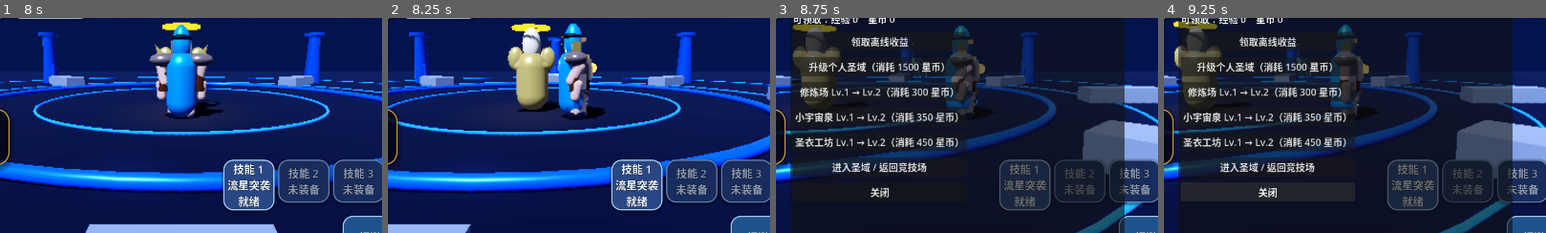
Above: before the commit, frames 1-4 (left to right).
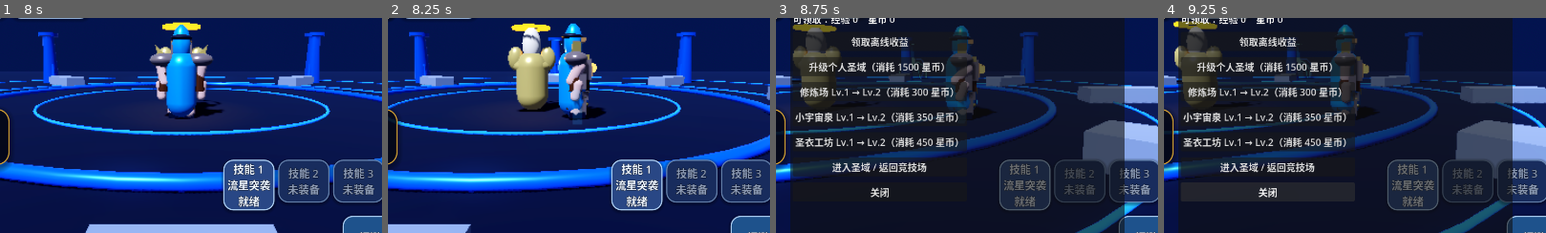
Above: after the commit, the same moments.

Repository: Qazwesrd/Saint-Seiya-Universe-War
Game: Godot game, scene res://scenes/main_menu.tscn
Same seed, same stepped clock (60 frames per second), same inputs: the game is played once before the commit and once after it.
Inputs (mouse positions are % of the whole screen's width and height, from its top left):
- Up to frame 1 (8 s): click "开始新游戏 / 新建存档" at 0.5 s; click "开始新游戏 / 新建存档" at 1.25 s; click "继续游戏 / 存档管理" at 2 s; click "游戏设置" at 2.75 s; click "读取" at 3.5 s; click "闪避" at 4.25 s; click "防御" at 5 s; click "普攻" at 5.75 s; click "交谈 / 接任务" at 6.5 s; click "任务导航" at 7.25 s
- Up to frame 2 (8.25 s): tap Enter (ui_accept) at 8, 8.1 s; move the mouse to (72, 45) at 8.02 s; hold Right (ui_right) from 8.03 s (still down); click (72, 45) at 8.17 s
- Up to frame 3 (8.75 s): keep holding Right (ui_right); tap Enter (ui_accept) at 8.27, 8.57 s
- Up to frame 4 (9.25 s): release Right (ui_right) at 8.75 s; drag from (30, 55) to (45, 70) at 8.77 s
The pictures show only the part of the screen within x 26-76%, y 30-80%; the shares and areas given below are measured in that part.

Frame 1 is identical in both runs. In frame 2, 0.2% of the frame differs, in the area x 47-51%, y 21-50%; in frame 3, less than 0.1%; in frame 4, less than 0.1%.

Commit message:
Polish dodge guard and combo combat animations

Diff:
--- a/game/scripts/player.gd
+++ b/game/scripts/player.gd
@@ -45,6 +45,10 @@
 var combat_feedback_timer := 0.0
 var combat_feedback_duration := 0.0
 var combat_feedback_color := Color.WHITE
+var guard_shield_node: MeshInstance3D
+var guard_shield_material: StandardMaterial3D
+var guard_shield_timer := 0.0
+var guard_shield_duration := 0.0
 var auto_target_timer := 0.0
 var body_mat: StandardMaterial3D
 var visual_flash_timer := 0.0
@@ -211,6 +215,15 @@
             combat_feedback_node.scale = Vector3.ONE * feedback_scale
             combat_feedback_material.albedo_color = Color(combat_feedback_color.r, combat_feedback_color.g, combat_feedback_color.b, 0.42 * feedback_ratio)
             combat_feedback_material.emission = combat_feedback_color * (0.45 + feedback_ratio * 1.8)
+    guard_shield_timer = maxf(0.0, guard_shield_timer - delta)
+    if is_instance_valid(guard_shield_node) and is_instance_valid(guard_shield_material):
+        guard_shield_node.visible = guard_shield_timer > 0.0
+        if guard_shield_timer > 0.0:
+            var shield_ratio := guard_shield_timer / maxf(0.001, guard_shield_duration)
+            var shield_pulse := 1.0 + sin(float(Time.get_ticks_msec()) * 0.018) * 0.045
+            guard_shield_node.scale = Vector3(0.58, 0.78, 0.12) * shield_pulse
+            guard_shield_material.albedo_color = Color(1.0, 0.72, 0.24, 0.18 + shield_ratio * 0.24)
+            guard_shield_material.emission_energy_multiplier = 0.8 + shield_ratio * 1.8
     var planar_speed := Vector2(velocity.x, velocity.z).length()
     var movement_ratio := clampf(planar_speed / 7.0, 0.0, 1.0)
     var clock := float(Time.get_ticks_msec()) * 0.012
@@ -263,12 +276,19 @@
         var arm_target := gait
         var forearm_target := -0.12 * movement_ratio
         var leg_target := -gait * 0.9
-        if combat_pose_motion in ["strike", "heavy", "dash", "leap", "aerial_strike"]:
+        if combat_pose_motion == "dash":
+            arm_target = lerpf(arm_target, 0.52 if limb_index == 1 else 0.34, pose_weight)
+            forearm_target = lerpf(forearm_target, -0.62, pose_weight)
+            leg_target = lerpf(leg_target, -0.28 if limb_index == 1 else 0.48, pose_weight)
+        elif combat_pose_motion == "heavy":
+            arm_target = lerpf(arm_target, -1.18 if limb_index == 1 else -0.62, pose_weight)
+            forearm_target = lerpf(forearm_target, -0.58 if limb_index == 1 else -0.30, pose_weight)
+        elif combat_pose_motion in ["strike", "leap", "aerial_strike"]:
             arm_target = lerpf(arm_target, -0.95 if limb_index == 1 else -0.28, pose_weight)
             forearm_target = lerpf(forearm_target, -0.42 if limb_index == 1 else -0.18, pose_weight)
         elif combat_pose_motion == "guard":
-            arm_target = lerpf(arm_target, -0.58, pose_weight)
-            forearm_target = lerpf(forearm_target, -0.72, pose_weight)
+            arm_target = lerpf(arm_target, -0.82 if limb_index == 1 else -0.48, pose_weight)
+            forearm_target = lerpf(forearm_target, -0.88, pose_weight)
         elif combat_pose_motion == "hit":
             arm_target = lerpf(arm_target, 0.42 if limb_index == 1 else 0.18, pose_weight)
             forearm_target = lerpf(forearm_target, -0.12, pose_weight)
@@ -304,6 +324,24 @@
     combat_feedback_node.material_override = combat_feedback_material
     combat_feedback_node.visible = false
     visual_root.add_child(combat_feedback_node)
+    guard_shield_node = MeshInstance3D.new()
+    guard_shield_node.name = "GuardShieldFlash"
+    var shield_mesh := SphereMesh.new()
+    shield_mesh.radius = 0.5
+    shield_mesh.height = 1.0
+    guard_shield_node.mesh = shield_mesh
+    guard_shield_node.position = Vector3(0.0, 1.05, -0.52)
+    guard_shield_node.visible = false
+    guard_shield_material = StandardMaterial3D.new()
+    guard_shield_material.shading_mode = BaseMaterial3D.SHADING_MODE_UNSHADED
+    guard_shield_material.transparency = BaseMaterial3D.TRANSPARENCY_ALPHA
+    guard_shield_material.albedo_color = Color(1.0, 0.72, 0.24, 0.3)
+    guard_shield_material.emission_enabled = true
+    guard_shield_material.emission = Color(1.0, 0.62, 0.12)
+    guard_shield_material.emission_energy_multiplier = 1.4
+    guard_shield_node.material_override = guard_shield_material
+    guard_shield_node.scale = Vector3(0.58, 0.78, 0.12)
+    visual_root.add_child(guard_shield_node)
 
 func _play_combat_feedback(color: Color, duration: float = 0.34) -> void:
     if not is_instance_valid(combat_feedback_node):
@@ -337,7 +375,7 @@
     visual_pose_tween.tween_property(visual_root, "scale", base_scale, recovery)
     visual_pose_tween.parallel().tween_property(visual_root, "rotation:y", base_yaw, minf(0.22, recovery))
 
-func _play_attack_pose(intensity: float = 1.0) -> void:
+func _play_attack_pose(intensity: float = 1.0, motion: String = "strike") -> void:
     if not is_instance_valid(visual_root):
         return
     if is_instance_valid(visual_pose_tween):
@@ -346,7 +384,7 @@
     combat_pose_duration = 0.22
     combat_pose_timer = combat_pose_duration
     combat_pose_strength = clampf(intensity, 0.35, 1.4)
-    combat_pose_motion = "strike"
+    combat_pose_motion = motion
     visual_pose_tween = create_tween()
     var recoil := Vector3(1.0 + 0.055 * intensity, 1.0 - 0.075 * intensity, 1.0 + 0.055 * intensity)
     visual_pose_tween.tween_property(visual_root, "scale", recoil, 0.065)
@@ -776,7 +814,9 @@
     basic_combo_step = (basic_combo_step % 3) + 1
     basic_combo_reset = 0.95
     attack_cd = 0.28 if basic_combo_step < 3 else 0.52
-    _play_attack_pose(0.85 if basic_combo_step < 3 else 1.15)
+    var combo_motion := "strike" if basic_combo_step == 1 else ("aerial_strike" if basic_combo_step == 2 else "heavy")
+    var combo_intensity := 0.82 if basic_combo_step == 1 else (1.0 if basic_combo_step == 2 else 1.28)
+    _play_attack_pose(combo_intensity, combo_motion)
     var class_id := str(RPGState.profile.get("class_id", "pegasus"))
     var skill_data: Dictionary = SkillSystem.get_class_skill(class_id)
     var attack_stat := float(RPGState.get_combat_stats().get("attack", 14.0))
@@ -789,7 +829,9 @@
     if tenkishi_flight_active and class_id == "tenkishi":
         lift_forces = [0.55, 0.9, float(skill_data.get("launch", 1.2)) * 1.5 + float(aerial_profile.get("launch_bonus", 1.0))]
     var basic_names: Array = skill_data.get("basic_attacks", ["第一段", "第二段", "第三段"])
-    _flash(skill_data.get("color", Color(1.0, 0.82, 0.35)))
+    var attack_color: Color = skill_data.get("color", Color(1.0, 0.82, 0.35))
+    _flash(attack_color)
+    _play_combat_feedback(attack_color.lightened(0.12), 0.30 if basic_combo_step < 3 else 0.52)
     var attack_reach: float = (2.8 if basic_combo_step < 3 else 3.2) + float(aerial_profile.get("range_bonus", 0.0))
     game.call("damage_nearby_combat", damages, attack_reach, 150.0 if tenkishi_flight_active else 125.0, push_forces[ba …(187 unchanged characters)…
     game.call("show_notice", str(basic_names[basic_combo_step - 1]) + "！")
@@ -871,7 +913,7 @@
     direction.y = 0
     if direction.length() < 0.1: direction = -global_transform.basis.z
     velocity = direction.normalized() * (15.0 if not heavenly_wings else 18.0)
-    _play_attack_pose(0.7)
+    _play_attack_pose(0.7, "dash")
     _play_combat_feedback(Color(0.28, 0.88, 1.0) if not heavenly_wings else Color(0.72, 0.94, 1.0), 0.42)
     game.call("show_notice", "闪避！短暂无敌" if not heavenly_wings else "光翼闪身！天衣短暂无敌")
     _register_custom_combo_input("dodge")
@@ -973,7 +1015,11 @@
     combat_pose_duration = 0.42
     combat_pose_timer = combat_pose_duration
     combat_pose_strength = 1.0
-    _play_combat_feedback(Color(1.0, 0.72, 0.24), 0.38)
+    guard_shield_duration = 0.48
+    guard_shield_timer = guard_shield_duration
+    if is_instance_valid(guard_shield_node):
+        guard_shield_node.visible = true
+    _play_combat_feedback(Color(1.0, 0.72, 0.24), 0.48)
     game.call("show_notice", "架势防御！")
     _register_custom_combo_input("guard")
 
@@ -1065,6 +1111,8 @@
     var reach := float(class_data.get("combo_range", 8.5))
     var color: Color = class_data.get("color", Color(0.35, 0.75, 1.0))
     CombatSessionManager.record_skill_cast(true)
+    _play_attack_pose(1.42, "heavy")
+    _play_combat_feedback(Color(1.0, 0.82, 0.3), 0.68)
     _flash(Color(1.0, 0.88, 0.42))
     game.call("damage_nearby_combat", damage, reach, 180.0, float(class_data.get("combo_knockback", 7.0)), float(class_data.get("combo_launch", 2.8)), float(class_data.get("stagger", 0.7)))
     game.call("spawn_effect", global_position + (-global_transform.basis.z * 3.0) + Vector3.UP, color, 3.2)
